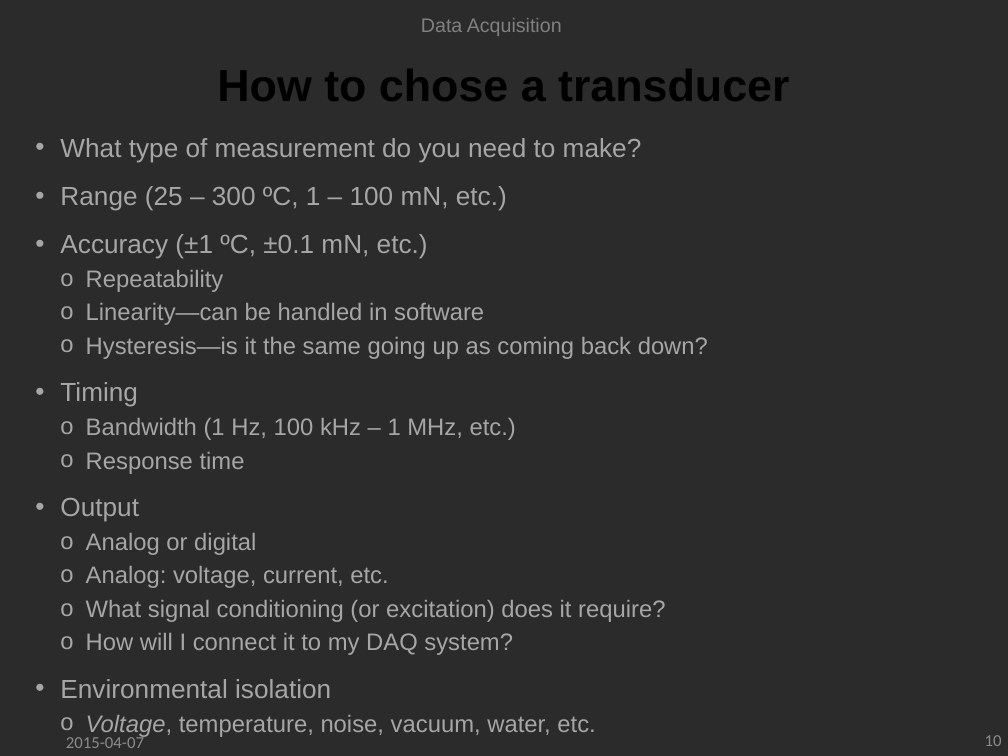
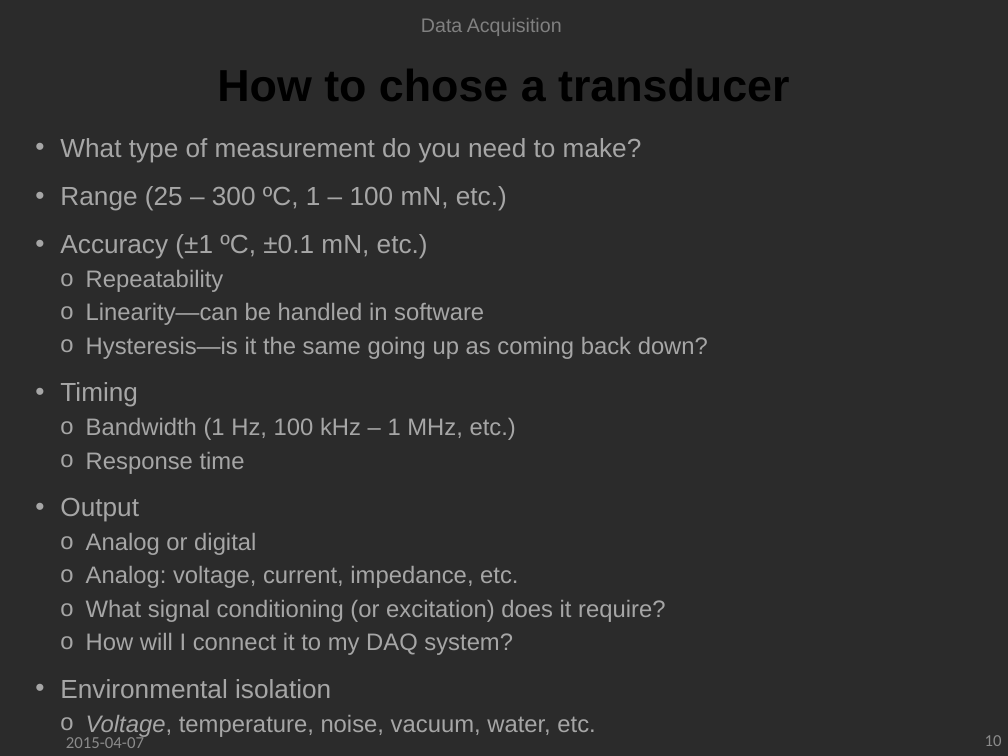
Before and after one commit to ddhanraj/ddhanraj, a slide deck: slide 10 of slides/DAQ.pptx. Drawn at 1008x756 pixels with LibreOffice and Linux fonts; fonts in the diff are those of the drawing; background and template pictures are left out; a plain dark background stands for a picture behind light text. Boxes give left, top, right and bottom in pixels: in the first picture for what was removed or moved away, otherwise in the second. Text is boxed around its words. In the diff, an @@ line names an element or a change of style, - is before the commit and + after.

```diff
--- a/slides/DAQ.pptx
+++ b/slides/DAQ.pptx
@@ text at bbox=[86, 566, 518, 588]: text changed @@
-  o Analog: voltage, current, etc.
+  o Analog: voltage, current, impedance, etc.
```
Also in this commit, not shown: 2 slides added, 15 other files.
